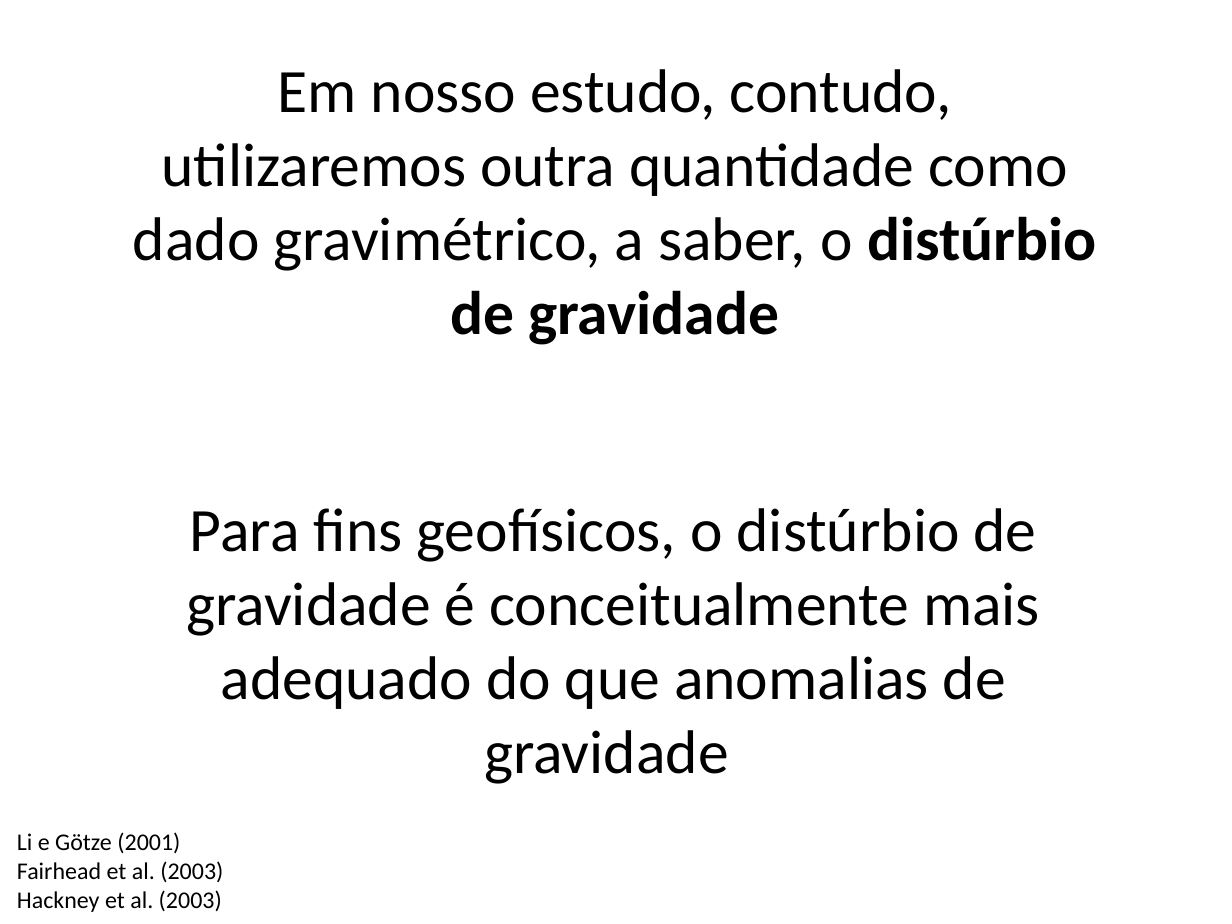
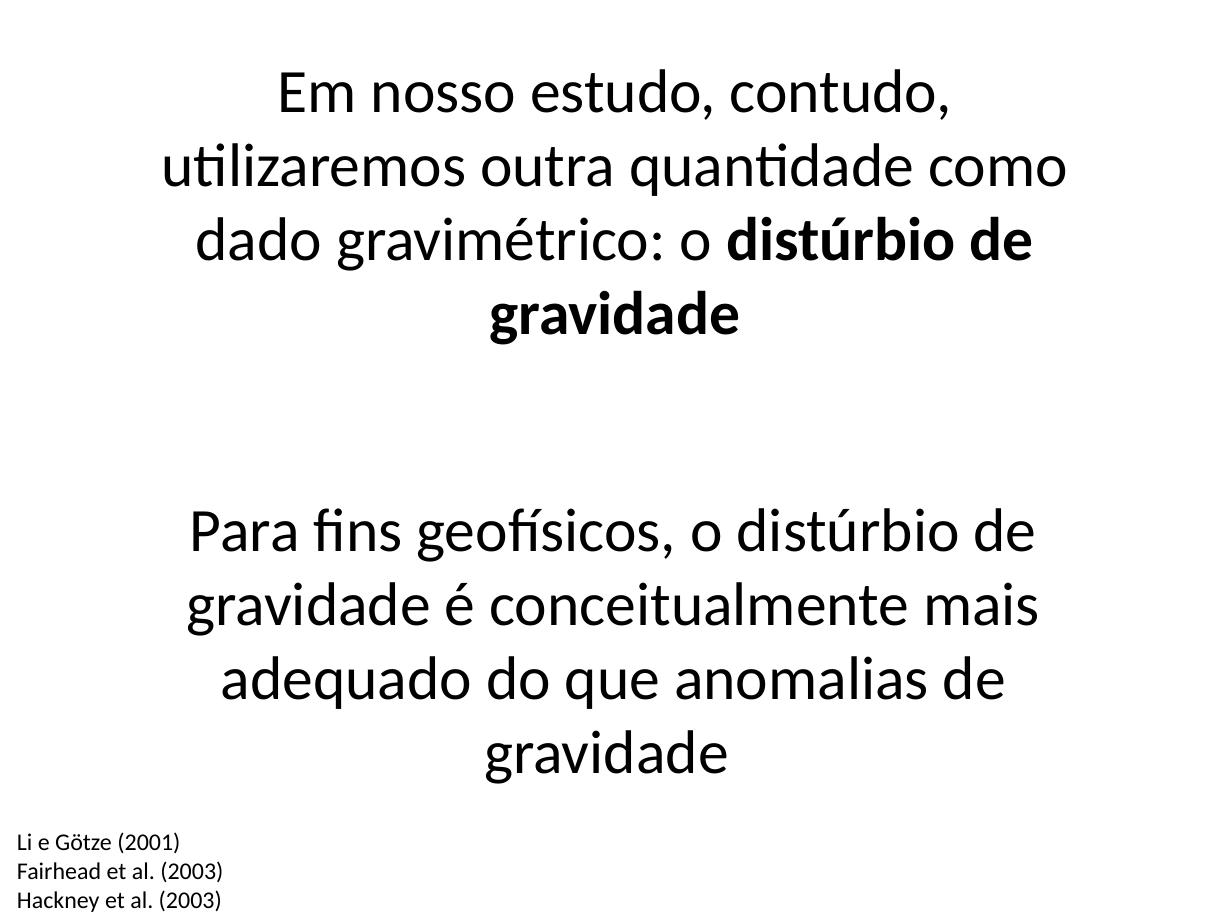
Before and after one commit to pinga-lab/CE-VII-SimBGf-2016, a slide deck: slide 8 of slides/5_disturbio_gravidade.pptx. Drawn at 1232x924 pixels with LibreOffice and Linux fonts; fonts in the diff are those of the drawing. Boxes give left, top, right and bottom in pixels: in the first picture for what was removed or moved away, otherwise in the second. Text is boxed around its words. In the diff, an @@ line names an element or a change of style, - is before the commit and + after.

Commit message:
potencial de gravidade

```diff
--- a/slides/5_disturbio_gravidade.pptx
+++ b/slides/5_disturbio_gravidade.pptx
@@ text at (162,69,1068,345): text changed @@
-Em nosso estudo, contudo, utilizaremos outra quantidade como dado gravimétrico, a saber, o distúrbio de gravidade
+Em nosso estudo, contudo, utilizaremos outra quantidade como dado gravimétrico: o distúrbio de gravidade
```
Also in this commit, not shown: 4 other slides changed, 24 slides added, 1 slide removed.
